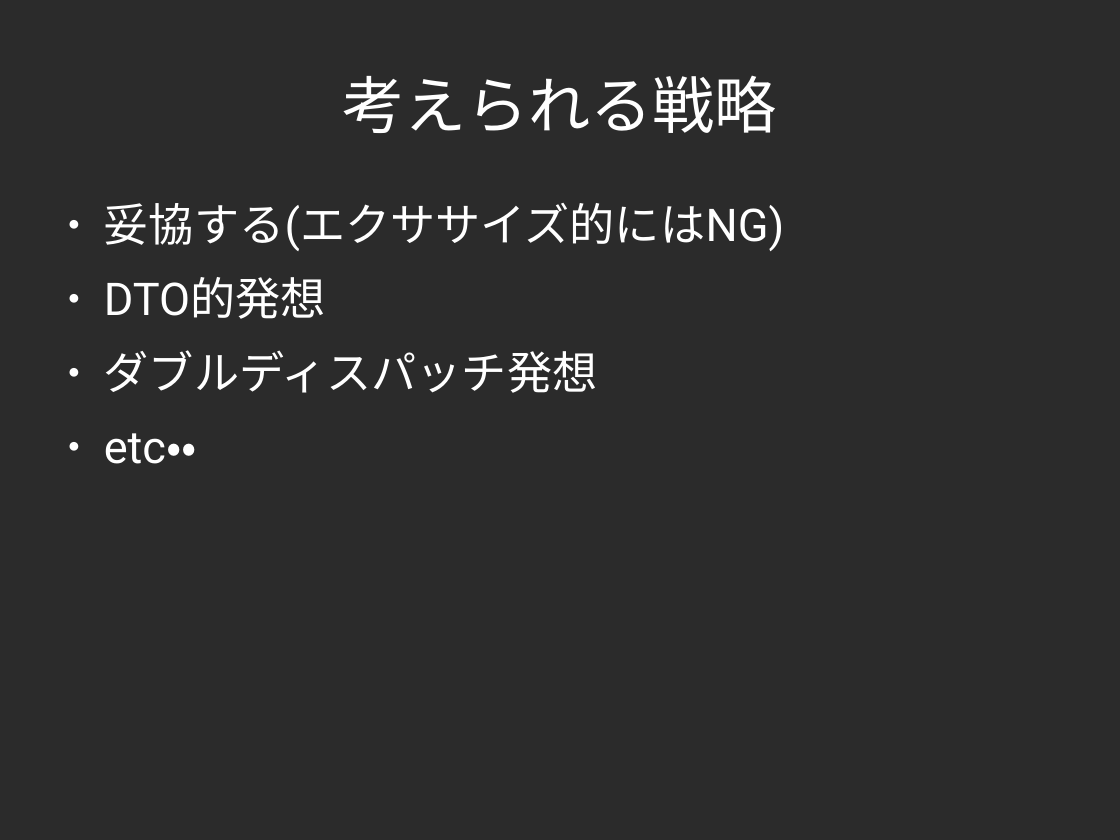
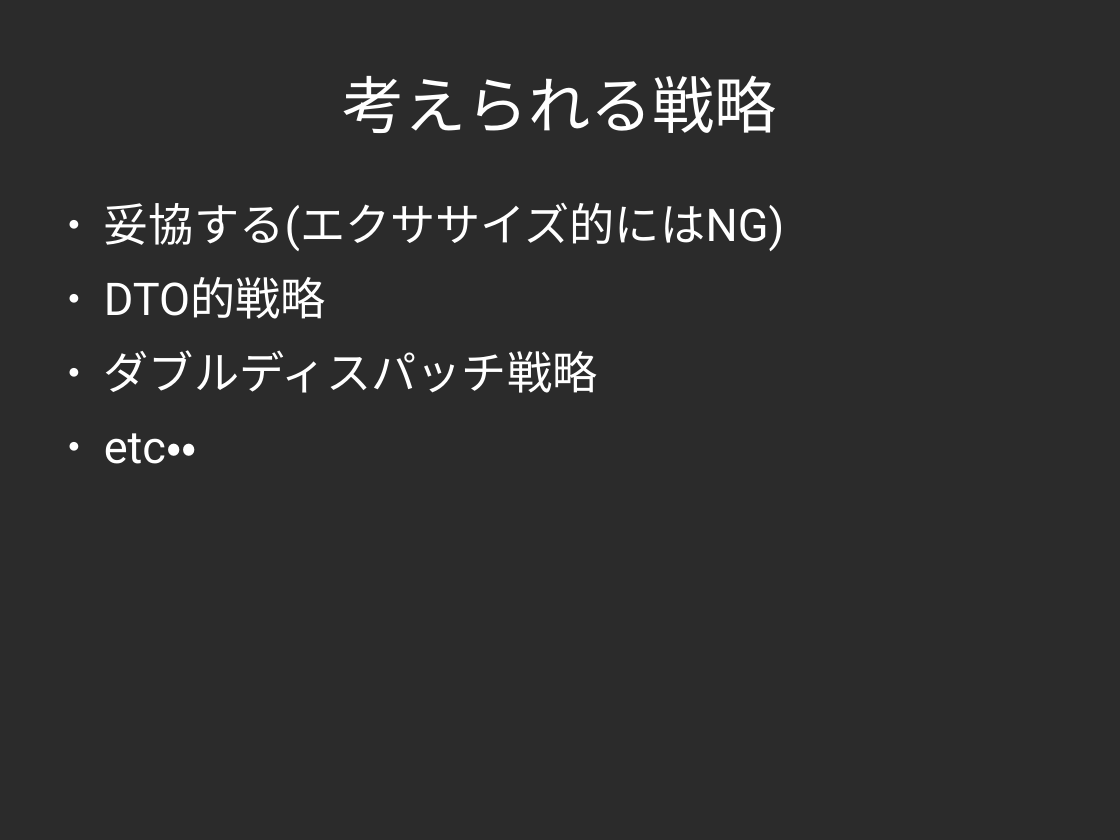
Before and after one commit to yojik/yojik-lib, a slide deck: slide 29 of 2009devsumi/oo_exercise/doc/devsum.odp (slide 25 before the commit). Drawn at 1120x840 pixels with LibreOffice and Linux fonts; fonts in the diff are those of the drawing; background and template pictures are left out; a plain dark background stands for a picture behind light text. Boxes give left, top, right and bottom in pixels: in the first picture for what was removed or moved away, otherwise in the second. Text is boxed around its words. In the diff, an @@ line names an element or a change of style, - is before the commit and + after.

```diff
--- a/2009devsumi/oo_exercise/doc/devsum.odp
+++ b/2009devsumi/oo_exercise/doc/devsum.odp
@@ text at box(104, 277, 598, 393): text changed @@
-● DTO的発想
-● ダブルディスパッチ発想
+● DTO的戦略
+● ダブルディスパッチ戦略
```
Also in this commit, not shown: 13 other slides changed, 10 slides added, 7 slides removed.
